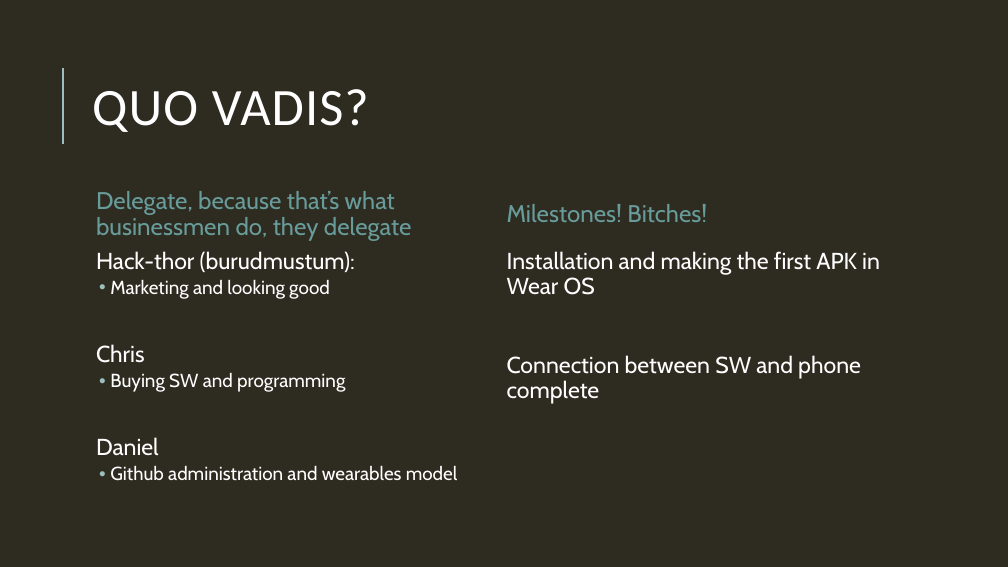
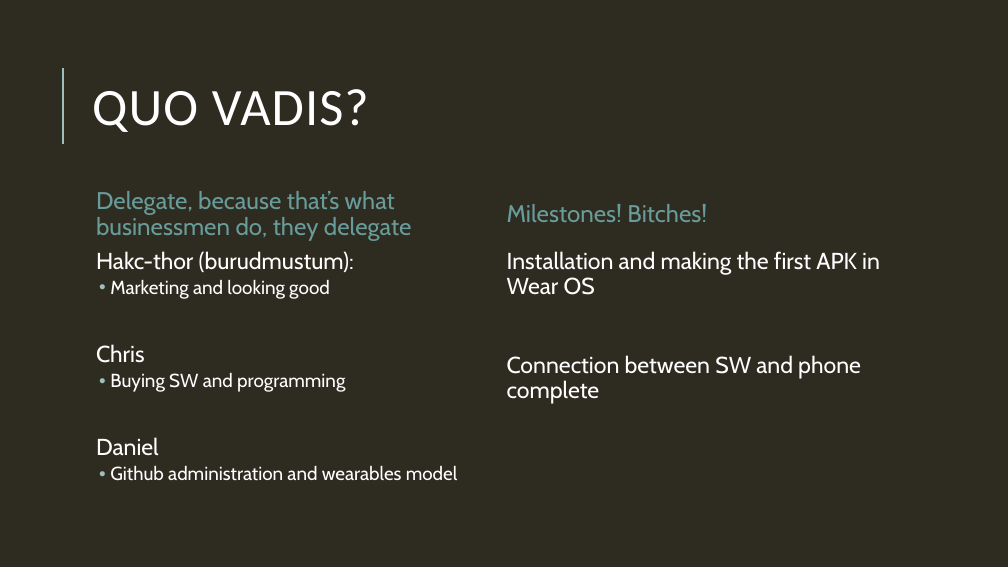
Before and after one commit to Uni-Freiburg-Wearable-Devices-WS14/Wearables_Project_Mobile, a slide deck: slide 5 of Intro_Presentation.pptx. Drawn at 1008x567 pixels with LibreOffice and Linux fonts; fonts in the diff are those of the drawing. Boxes give left, top, right and bottom in pixels: in the first picture for what was removed or moved away, otherwise in the second. Text is boxed around its words. In the diff, an @@ line names an element or a change of style, - is before the commit and + after.

```diff
--- a/Intro_Presentation.pptx
+++ b/Intro_Presentation.pptx
@@ text at box(96, 251, 354, 272): text changed @@
-  Hack-thor (burudmustum):
+  Hakc-thor (burudmustum):
```
Also in this commit, not shown: 1 other slide changed, 2 other files.
